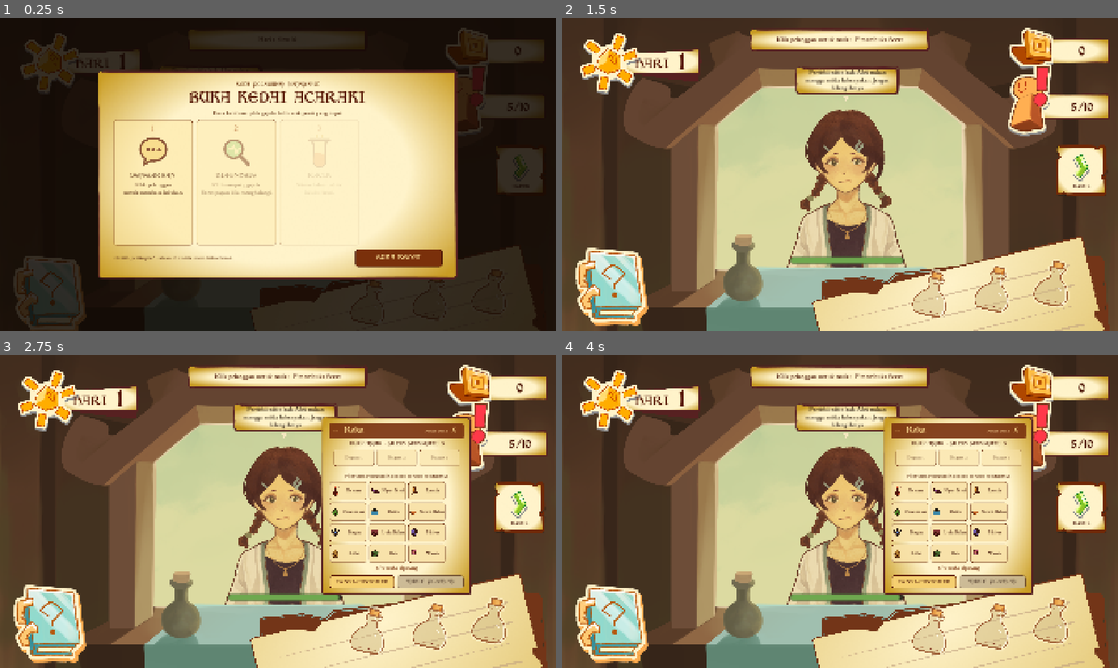
Above: before the commit, frames 1-4 (two rows, left to right).
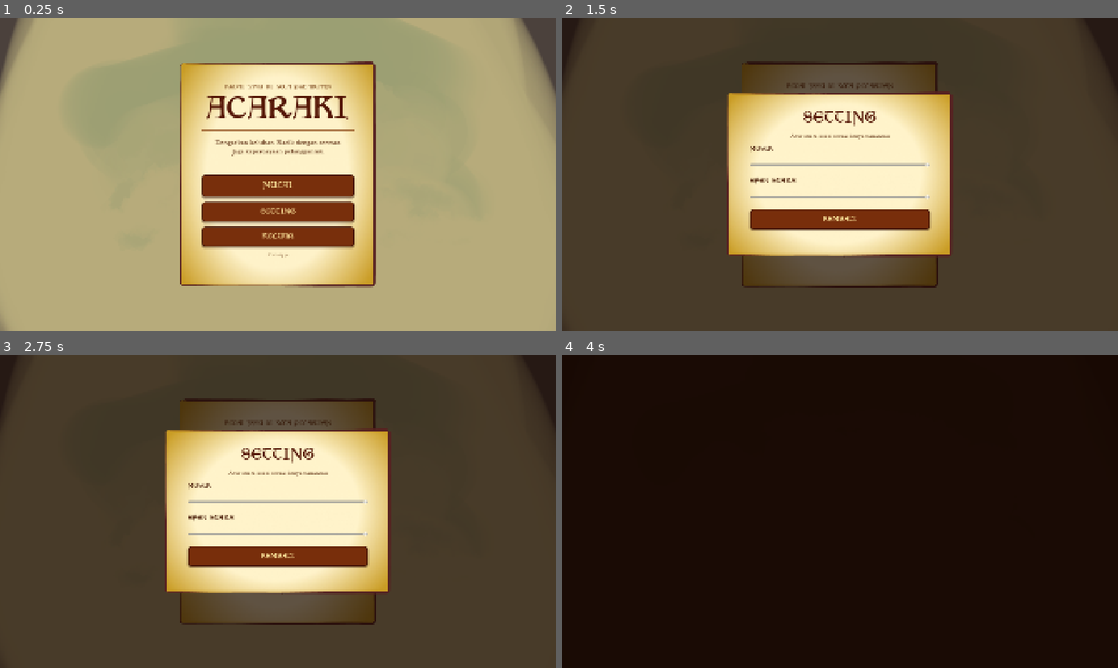
Above: after the commit, the same moments.

Repository: viscasa/igdx-bootcamp
Game: Godot game, scene res://Scenes/UI/main_menu.tscn
The game is run twice, just before and just after one commit, with the same random seed, the same clock (stepped at 60 frames per second) and the same inputs. Before the commit the project starts from res://Scenes/Game/kasir.tscn.
Inputs (mouse positions are in pixels of both pictures, inside the frame that each line leads up to):
- Up to frame 1 (0.25 s): no input
- Up to frame 2 (1.5 s): click (840, 212) at 0.5 s, where only the run after the commit has a clickable "SETTING"; click "BUKA KEDAI" (after the commit: "MULAI") at 1.25 s
- Up to frame 3 (2.75 s): click (278, 574) at 2 s, where only the run after the commit has a clickable "KELUAR"
- Up to frame 4 (4 s): click (840, 555) at 2.75 s, where only the run after the commit has a clickable "KEMBALI"; click (840, 524) at 3.5 s, where only the run after the commit has a clickable "MULAI"

The runs differ from the first frame. In frame 1, 92% of the frame differs, in the area x 0-100%, y 0-100%; in frame 2, 70%; in frame 3, 71%; in frame 4, 100%.

Commit message:
feat(ui): tambah main menu dan pengaturan audio

Diff:
--- /dev/null
+++ b/Scenes/UI/main_menu.tscn
@@ -0,0 +1,328 @@
+[gd_scene load_steps=9 format=3]
+
+[ext_resource type="Script" uid="uid://cnou4ctagqbcs" path="res://Scripts/UI/main_menu.gd" id="1_script"]
+[ext_resource type="Texture2D" uid="uid://ujdhlsnna8kp" path="res://Assets/Cashier/sky.png" id="2_sky"]
+[ext_resource type="FontFile" uid="uid://bq4qkoekat7m8" path="res://Assets/Fonts/kelmscott/KELMSCOT.TTF" id="3_display"]
+[ext_resource type="FontFile" uid="uid://4wkdvw2t46n" path="res://Assets/Fonts/kelmscottroman/KelmscottRomanNF.ttf" id="4_body"]
+[ext_resource type="PackedScene" uid="uid://d1xpr3vohxjks" path="res://Scenes/UI/panel.tscn" id="5_panel"]
+
+[sub_resource type="Theme" id="Theme_menu"]
+default_font = ExtResource("4_body")
+default_font_size = 22
+Label/colors/font_color = Color(0.31, 0.14, 0.055, 1)
+
+[sub_resource type="StyleBoxFlat" id="Style_button"]
+bg_color = Color(0.47, 0.18, 0.045, 1)
+border_width_left = 3
+border_width_top = 3
+border_width_right = 3
+border_width_bottom = 3
+border_color = Color(0.27, 0.075, 0.012, 1)
+corner_radius_top_left = 10
+corner_radius_top_right = 10
+corner_radius_bottom_right = 10
+corner_radius_bottom_left = 10
+shadow_color = Color(0.19, 0.055, 0.012, 0.45)
+shadow_size = 5
+shadow_offset = Vector2(0, 4)
+
+[sub_resource type="StyleBoxFlat" id="Style_button_hover"]
+bg_color = Color(0.66, 0.3, 0.075, 1)
+border_width_left = 3
+border_width_top = 3
+border_width_right = 3
+border_width_bottom = 3
+border_color = Color(0.32, 0.09, 0.015, 1)
+corner_radius_top_left = 10
+corner_radius_top_right = 10
+corner_radius_bottom_right = 10
+corner_radius_bottom_left = 10
+shadow_color = Color(0.19, 0.055, 0.012, 0.55)
+shadow_size = 7
+shadow_offset = Vector2(0, 5)
+
+[node name="MainMenu" type="Control"]
+layout_mode = 3
+anchors_preset = 15
+anchor_right = 1.0
+anchor_bottom = 1.0
+grow_horizontal = 2
+grow_vertical = 2
+theme = SubResource("Theme_menu")
+script = ExtResource("1_script")
+
+[node name="Sky" type="TextureRect" parent="."]
+layout_mode = 1
+anchors_preset = 15
+anchor_right = 1.0
+anchor_bottom = 1.0
+grow_horizontal = 2
+grow_vertical = 2
+mouse_filter = 2
+texture = ExtResource("2_sky")
+expand_mode = 1
+stretch_mode = 6
+
+[node name="WarmWash" type="ColorRect" parent="."]
+layout_mode = 1
+anchors_preset = 15
+anchor_right = 1.0
+anchor_bottom = 1.0
+grow_horizontal = 2
+grow_vertical = 2
+mouse_filter = 2
+color = Color(0.28, 0.12, 0.035, 0.25)
+
+[node name="MenuPanel" type="Control" parent="."]
+unique_name_in_owner = true
+layout_mode = 1
+anchors_preset = 8
+anchor_left = 0.5
+anchor_top = 0.5
+anchor_right = 0.5
+anchor_bottom = 0.5
+offset_left = -340.0
+offset_top = -390.0
+offset_right = 340.0
+offset_bottom = 390.0
+grow_horizontal = 2
+grow_vertical = 2
+
+[node name="Artwork" parent="MenuPanel" instance=ExtResource("5_panel")]
+layout_mode = 1
+anchors_preset = 15
+anchor_right = 1.0
+anchor_bottom = 1.0
+grow_horizontal = 2
+grow_vertical = 2
+
+[node name="Margin" type="MarginContainer" parent="MenuPanel"]
+layout_mode = 1
+anchors_preset = 15
+anchor_right = 1.0
+anchor_bottom = 1.0
+offset_left = 76.0
+offset_top = 76.0
+offset_right = -76.0
+offset_bottom = -66.0
+grow_horizontal = 2
+grow_vertical = 2
+
+[node name="Content" type="VBoxContainer" parent="MenuPanel/Margin"]
+layout_mode = 2
+theme_override_constants/separation = 18
+
+[node name="Eyebrow" type="Label" parent="MenuPanel/Margin/Content"]
+layout_mode = 2
+theme_override_colors/font_color = Color(0.51, 0.31, 0.14, 1)
+theme_override_fonts/font = ExtResource("3_display")
+theme_override_font_sizes/font_size = 18
+text = "KEDAI JAMU DI KOTA PELABUHAN"
+horizontal_alignment = 1
+
+[node name="Title" type="Label" parent="MenuPanel/Margin/Content"]
+layout_mode = 2
+theme_override_colors/font_color = Color(0.32, 0.075, 0.012, 1)
+theme_override_fonts/font = ExtResource("3_display")
+theme_override_font_sizes/font_size = 92
+text = "ACARAKI"
+horizontal_alignment = 1
+
+[node name="Rule" type="ColorRect" parent="MenuPanel/Margin/Content"]
+custom_minimum_size = Vector2(0, 3)
+layout_mode = 2
+mouse_filter = 2
+color = Color(0.55, 0.28, 0.085, 0.7)
+
+[node name="Subtitle" type="Label" parent="MenuPanel/Margin/Content"]
+custom_minimum_size = Vector2(0, 76)
+layout_mode = 2
+theme_override_colors/font_color = Color(0.4, 0.23, 0.12, 1)
+theme_override_font_sizes/font_size = 23
+text = "Dengarkan keluhan. Racik dengan cermat.\nJaga kepercayaan pelangganmu."
+horizontal_alignment = 1
+vertical_alignment = 1
+
+[node name="Spacer" type="Control" parent="MenuPanel/Margin/Content"]
+custom_minimum_size = Vector2(0, 22)
+layout_mode = 2
+mouse_filter = 2
+
+[node name="StartButton" type="Button" parent="MenuPanel/Margin/Content"]
+unique_name_in_owner = true
+custom_minimum_size = Vector2(0, 76)
+layout_mode = 2
+focus_neighbor_bottom = NodePath("../SettingsButton")
+theme_override_colors/font_color = Color(1, 0.91, 0.62, 1)
+theme_override_colors/font_hover_color = Color(1, 0.96, 0.76, 1)
+theme_override_fonts/font = ExtResource("3_display")
+theme_override_font_sizes/font_size = 27
+theme_override_styles/normal = SubResource("Style_button")
+theme_override_styles/hover = SubResource("Style_button_hover")
+theme_override_styles/pressed = SubResource("Style_button_hover")
+theme_override_styles/focus = SubResource("Style_button_hover")
+text = "MULAI"
+
+[node name="SettingsButton" type="Button" parent="MenuPanel/Margin/Content"]
+unique_name_in_owner = true
+custom_minimum_size = Vector2(0, 68)
+layout_mode = 2
+focus_neighbor_top = NodePath("../StartButton")
+focus_neighbor_bottom = NodePath("../ExitButton")
+theme_override_colors/font_color = Color(1, 0.91, 0.62, 1)
+theme_override_colors/font_hover_color = Color(1, 0.96, 0.76, 1)
+theme_override_fonts/font = ExtResource("3_display")
+theme_override_font_sizes/font_size = 23
+theme_override_styles/normal = SubResource("Style_button")
+theme_override_styles/hover = SubResource("Style_button_hover")
+theme_override_styles/pressed = SubResource("Style_button_hover")
+theme_override_styles/focus = SubResource("Style_button_hover")
+text = "SETTING"
+
+[node name="ExitButton" type="Button" parent="MenuPanel/Margin/Content"]
+unique_name_in_owner = true
+custom_minimum_size = Vector2(0, 68)
+layout_mode = 2
+focus_neighbor_top = NodePath("../SettingsButton")
+theme_override_colors/font_color = Color(1, 0.91, 0.62, 1)
+theme_override_colors/font_hover_color = Color(1, 0.96, 0.76, 1)
+theme_override_fonts/font = ExtResource("3_display")
+theme_override_font_sizes/font_size = 23
+theme_override_styles/normal = SubResource("Style_button")
+theme_override_styles/hover = SubResource("Style_button_hover")
+theme_override_styles/pressed = SubResource("Style_button_hover")
+theme_override_styles/focus = SubResource("Style_button_hover")
+text = "KELUAR"
+
+[node name="Footer" type="Label" parent="MenuPanel/Margin/Content"]
+layout_mode = 2
+theme_override_colors/font_color = Color(0.48, 0.31, 0.18, 0.84)
+theme_override_font_sizes/font_size = 16
+text = "Prototype"
+horizontal_alignment = 1
+
+[node name="SettingsLayer" type="Control" parent="."]
+unique_name_in_owner = true
+visible = false
+layout_mode = 1
+anchors_preset = 15
+anchor_right = 1.0
+anchor_bottom = 1.0
+grow_horizontal = 2
+grow_vertical = 2
+
+[node name="Dim" type="ColorRect" parent="SettingsLayer"]
+layout_mode = 1
+anchors_preset = 15
+anchor_right = 1.0
+anchor_bottom = 1.0
+grow_horizontal = 2
+grow_vertical = 2
+color = Color(0.08, 0.025, 0.008, 0.68)
+
+[node name="SettingsPanel" type="Control" parent="SettingsLayer"]
+unique_name_in_owner = true
+layout_mode = 1
+anchors_preset = 8
+anchor_left = 0.5
+anchor_top = 0.5
+anchor_right = 0.5
+anchor_bottom = 0.5
+offset_left = -390.0
+offset_top = -285.0
+offset_right = 390.0
+offset_bottom = 285.0
+grow_horizontal = 2
+grow_vertical = 2
+
+[node name="Artwork" parent="SettingsLayer/SettingsPanel" instance=ExtResource("5_panel")]
+layout_mode = 1
+anchors_preset = 15
+anchor_right = 1.0
+anchor_bottom = 1.0
+grow_horizontal = 2
+grow_vertical = 2
+
+[node name="Margin" type="MarginContainer" parent="SettingsLayer/SettingsPanel"]
+layout_mode = 1
+anchors_preset = 15
+anchor_right = 1.0
+anchor_bottom = 1.0
+offset_left = 80.0
+offset_top = 64.0
+offset_right = -80.0
+offset_bottom = -58.0
+grow_horizontal = 2
+grow_vertical = 2
+
+[node name="Content" type="VBoxContainer" parent="SettingsLayer/SettingsPanel/Margin"]
+layout_mode = 2
+theme_override_constants/separation = 22
+
+[node name="Title" type="Label" parent="SettingsLayer/SettingsPanel/Margin/Content"]
+layout_mode = 2
+theme_override_colors/font_color = Color(0.32, 0.075, 0.012, 1)
+theme_override_fonts/font = ExtResource("3_display")
+theme_override_font_sizes/font_size = 48
+text = "SETTING"
+horizontal_alignment = 1
+
+[node name="Description" type="Label" parent="SettingsLayer/SettingsPanel/Margin/Content"]
+layout_mode = 2
+theme_override_colors/font_color = Color(0.43, 0.26, 0.14, 1)
+theme_override_font_sizes/font_size = 19
+text = "Atur suara kedai sesuai kenyamananmu."
+horizontal_alignment = 1
+
+[node name="MusicLabel" type="Label" parent="SettingsLayer/SettingsPanel/Margin/Content"]
+layout_mode = 2
+theme_override_fonts/font = ExtResource("3_display")
+theme_override_font_sizes/font_size = 21
+text = "MUSIK"
+
+[node name="MusicSlider" type="HSlider" parent="SettingsLayer/SettingsPanel/Margin/Content"]
+unique_name_in_owner = true
+custom_minimum_size = Vector2(0, 42)
+layout_mode = 2
+max_value = 100.0
+step = 1.0
+value = 100.0
+
+[node name="SFXLabel" type="Label" parent="SettingsLayer/SettingsPanel/Margin/Content"]
+layout_mode = 2
+theme_override_fonts/font = ExtResource("3_display")
+theme_override_font_sizes/font_size = 21
+text = "EFEK SUARA"
+
+[node name="SFXSlider" type="HSlider" parent="SettingsLayer/SettingsPanel/Margin/Content"]
+unique_name_in_owner = true
+custom_minimum_size = Vector2(0, 42)
+layout_mode = 2
+max_value = 100.0
+step = 1.0
+value = 100.0
+
+[node name="CloseSettingsButton" type="Button" parent="SettingsLayer/SettingsPanel/Margin/Content"]
+unique_name_in_owner = true
+custom_minimum_size = Vector2(0, 68)
+layout_mode = 2
+theme_override_colors/font_color = Color(1, 0.91, 0.62, 1)
+theme_override_colors/font_hover_color = Color(1, 0.96, 0.76, 1)
+theme_override_fonts/font = ExtResource("3_display")
+theme_override_font_sizes/font_size = 22
+theme_override_styles/normal = SubResource("Style_button")
+theme_override_styles/hover = SubResource("Style_button_hover")
+theme_override_styles/pressed = SubResource("Style_button_hover")
+theme_override_styles/focus = SubResource("Style_button_hover")
+text = "KEMBALI"
+
+[node name="Fade" type="ColorRect" parent="."]
+unique_name_in_owner = true
+layout_mode = 1
+anchors_preset = 15
+anchor_right = 1.0
+anchor_bottom = 1.0
+grow_horizontal = 2
+grow_vertical = 2
+mouse_filter = 2
+color = Color(0.09, 0.032, 0.01, 0)
--- a/Scripts/Autoloads/rooms.gd
+++ b/Scripts/Autoloads/rooms.gd
@@ -48,6 +48,13 @@
 	go(Room.DAPUR if current == Room.KASIR else Room.KASIR)
 
 
+func enter_shop() -> void:
+	previous = Room.KASIR
+	current = Room.KASIR
+	get_tree().change_scene_to_file(PATHS[Room.KASIR])
+	room_changed.emit(Room.KASIR)
+
+
 static func display_name(room: Room) -> String:
 	return NAMES.get(room, "?")
 
--- /dev/null
+++ b/Scripts/UI/main_menu.gd
@@ -0,0 +1,107 @@
+class_name MainMenu extends Control
+
+@onready var menu_panel: Control = %MenuPanel
+@onready var start_button: Button = %StartButton
+@onready var settings_button: Button = %SettingsButton
+@onready var exit_button: Button = %ExitButton
+@onready var settings_layer: Control = %SettingsLayer
+@onready var settings_panel: Control = %SettingsPanel
+@onready var close_settings_button: Button = %CloseSettingsButton
+@onready var music_slider: HSlider = %MusicSlider
+@onready var sfx_slider: HSlider = %SFXSlider
+@onready var fade: ColorRect = %Fade
+
+var _transitioning := false
+
+
+func _ready() -> void:
+	WorldAudioManager.play_main_menu()
+	start_button.pressed.connect(_start_game)
+	settings_button.pressed.connect(_open_settings)
+	exit_button.pressed.connect(get_tree().quit)
+	close_settings_button.pressed.connect(_close_settings)
+	music_slider.value_changed.connect(_set_bus_volume.bind(&"Music"))
+	sfx_slider.value_changed.connect(_set_bus_volume.bind(&"SFX"))
+	settings_layer.visible = false
+	_sync_volume_sliders()
+	_animate_in.call_deferred()
+
+
+func _unhandled_key_input(event: InputEvent) -> void:
+	if event.is_action_pressed(&"ui_cancel") and settings_layer.visible:
+		_close_settings()
+		get_viewport().set_input_as_handled()
+
+
+func _start_game() -> void:
+	if _transitioning:
+		return
+	_transitioning = true
+	start_button.disabled = true
+	settings_button.disabled = true
+	exit_button.disabled = true
+
+	var tween := create_tween().set_parallel(true)
+	tween.set_trans(Tween.TRANS_QUAD).set_ease(Tween.EASE_IN_OUT)
+	tween.tween_property(menu_panel, "modulate:a", 0.0, 0.32)
+	tween.tween_property(menu_panel, "scale", Vector2(0.97, 0.97), 0.32)
+	tween.tween_property(fade, "color:a", 1.0, 0.48)
+	await tween.finished
+	GameState.start_run()
+	Rooms.enter_shop()
+
+
+func _open_settings() -> void:
+	if _transitioning or settings_layer.visible:
+		return
+	settings_layer.visible = true
+	settings_panel.pivot_offset = settings_panel.size * 0.5
+	settings_panel.scale = Vector2(0.94, 0.94)
+	settings_panel.modulate.a = 0.0
+	var tween := create_tween().set_parallel(true)
+	tween.set_trans(Tween.TRANS_BACK).set_ease(Tween.EASE_OUT)
+	tween.tween_property(settings_panel, "scale", Vector2.ONE, 0.24)
+	tween.tween_property(settings_panel, "modulate:a", 1.0, 0.16)
+
+
+func _close_settings() -> void:
+	if not settings_layer.visible:
+		return
+	var tween := create_tween().set_parallel(true)
+	tween.set_trans(Tween.TRANS_QUAD).set_ease(Tween.EASE_IN)
+	tween.tween_property(settings_panel, "scale", Vector2(0.96, 0.96), 0.14)
+	tween.tween_property(settings_panel, "modulate:a", 0.0, 0.12)
+	await tween.finished
+	settings_layer.visible = false
+
+
+func _sync_volume_sliders() -> void:
+	music_slider.set_value_no_signal(_bus_percent(&"Music"))
+	sfx_slider.set_value_no_signal(_bus_percent(&"SFX"))
+
+
+func _bus_percent(bus_name: StringName) -> float:
+	var bus_index := AudioServer.get_bus_index(bus_name)
+	if bus_index < 0:
+		return 100.0
+	return clampf(db_to_linear(AudioServer.get_bus_volume_db(bus_index)) * 100.0,
+		0.0, 100.0)
+
+
+func _set_bus_volume(value: float, bus_name: StringName) -> void:
+	var bus_index := AudioServer.get_bus_index(bus_name)
+	if bus_index < 0:
+		return
+	var linear := value / 100.0
+	AudioServer.set_bus_volume_db(bus_index,
+		linear_to_db(linear) if linear > 0.0001 else -80.0)
+
+
+func _animate_in() -> void:
+	menu_panel.pivot_offset = menu_panel.size * 0.5
+	menu_panel.scale = Vector2(0.97, 0.97)
+	menu_panel.modulate.a = 0.0
+	var tween := create_tween().set_parallel(true)
+	tween.set_trans(Tween.TRANS_QUAD).set_ease(Tween.EASE_OUT)
+	tween.tween_property(menu_panel, "scale", Vector2.ONE, 0.42)
+	tween.tween_property(menu_panel, "modulate:a", 1.0, 0.28)
--- a/project.godot
+++ b/project.godot
@@ -11,7 +11,7 @@
 [application]
 
 config/name="Acaraki"
-run/main_scene="res://Scenes/Game/kasir.tscn"
+run/main_scene="res://Scenes/UI/main_menu.tscn"
 config/features=PackedStringArray("4.7", "Forward Plus")
 config/icon="res://icon.svg"
 
Not shown, added: Scripts/UI/main_menu.gd.uid
